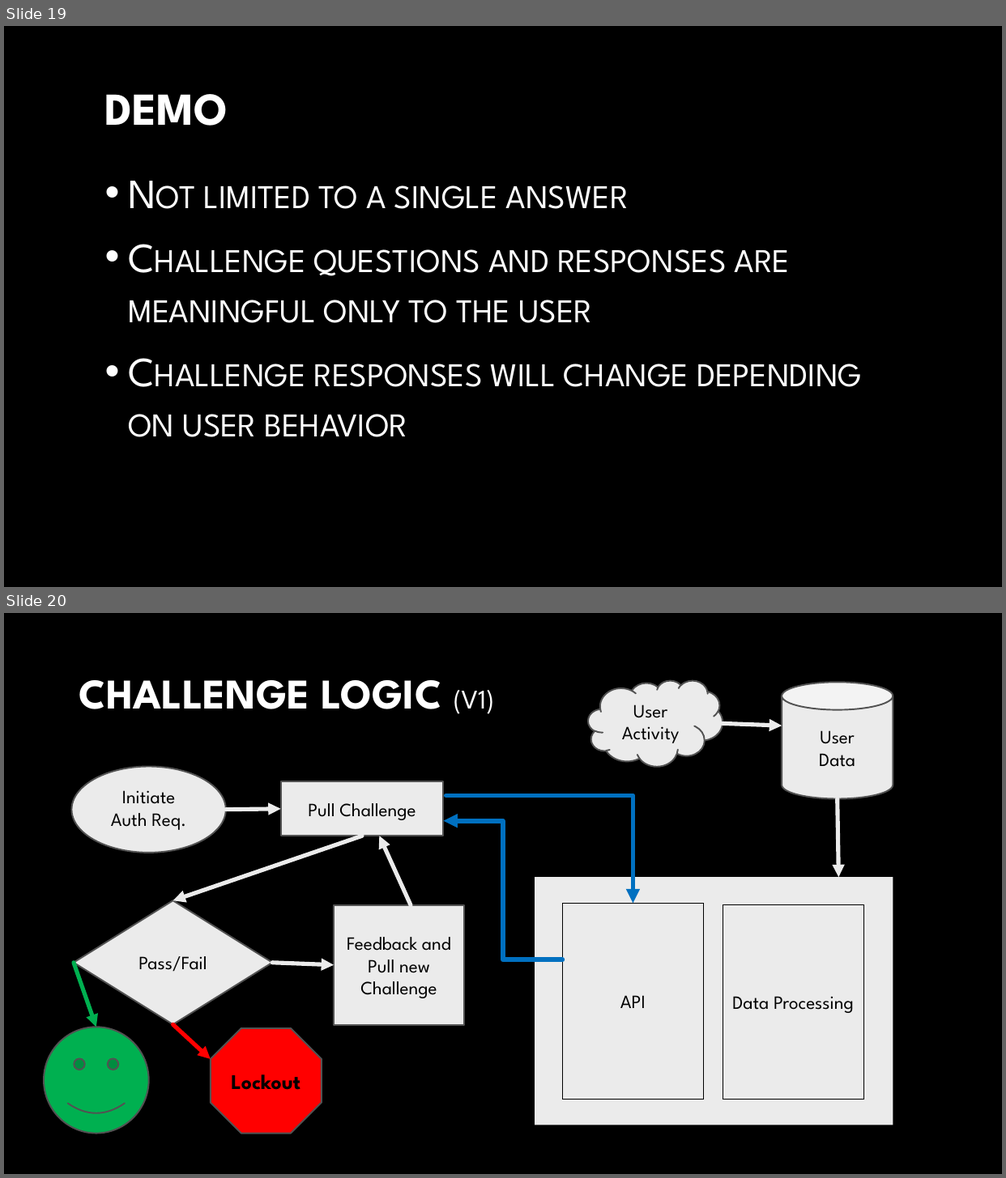
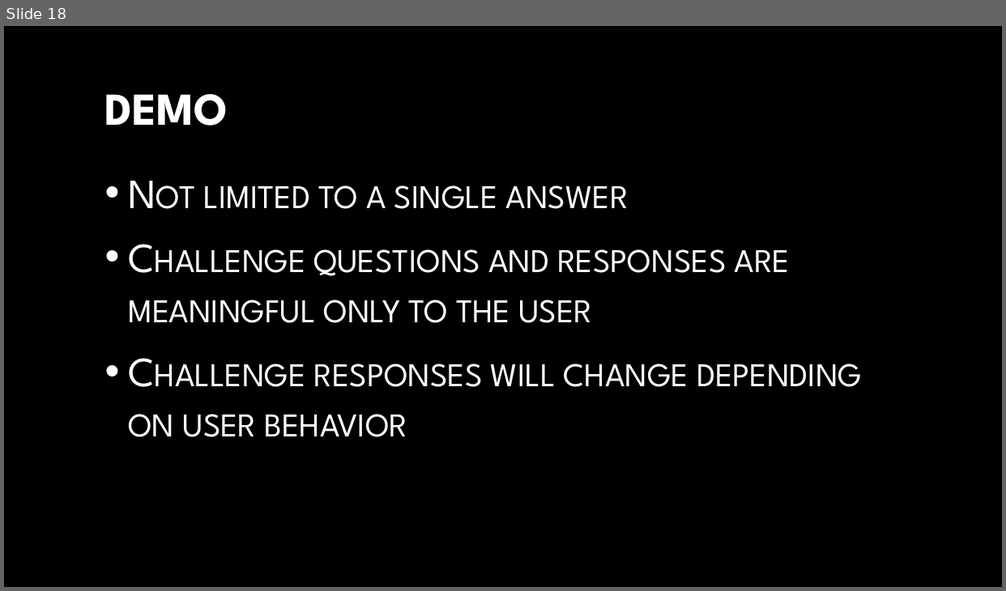
Before and after one commit to aaronk313/dsi, a slide deck: capstone-aaronkim.pptx. Shown one above the other, each under a label of ours: slides 19 and 20 before the commit, slide 18 after it. The pictures are 1006x1178 and 1006x591 pixels, drawn with LibreOffice and Linux fonts; fonts in the diff are those of the drawing; background and template pictures are left out. Boxes give left, top, right and bottom in pixels: in the first picture for what was removed or moved away, otherwise in the second. Text is boxed around its words. In the diff, an @@ line names an element or a change of style, - is before the commit and + after.

```diff
--- a/capstone-aaronkim.pptx
+++ b/capstone-aaronkim.pptx
@@ slide 20 removed at [4,613,1002,1174], background picture (left out) @@
@@ text removed at [79,680,495,714] @@
-CHALLENGE LOGIC (V1)
@@ cloud removed at [588,680,722,766] @@
-User
-Activity
@@ cylinder removed at [782,682,893,798] @@
-User
-Data
@@ arrow removed from (722, 724) to (782, 726) @@
@@ ellipse removed at [71,766,226,853] @@
-Initiate
-Auth Req.
@@ rectangle removed at [281,782,444,836] @@
-Pull Challenge
@@ elbow arrow removed from (446, 796) to (633, 904) @@
@@ arrow removed from (837, 798) to (839, 877) @@
@@ arrow removed from (226, 810) to (281, 809) @@
@@ elbow arrow removed from (562, 960) to (444, 821) @@
@@ arrow removed from (362, 836) to (173, 901) @@
@@ arrow removed from (411, 905) to (379, 836) @@
@@ rectangle removed at [535,877,893,1125] @@
@@ diamond removed at [74,901,273,1024] @@
-Pass/Fail
@@ rectangle removed at [562,904,703,1100] @@
-API
@@ rectangle removed at [334,905,464,1025] @@
-Feedback and Pull new Challenge
@@ rectangle removed at [722,905,863,1100] @@
-Data Processing
@@ arrow removed from (74, 963) to (96, 1027) @@
@@ arrow removed from (273, 963) to (334, 965) @@
@@ arrow removed from (173, 1024) to (211, 1059) @@
@@ smiley face removed at [44,1027,148,1133] @@
@@ octagon removed at [211,1029,322,1133] @@
-Lockout
@@ what was slide 19 is now slide 18 @@
```
Also in this commit, not shown: 7 slides changed, 1 other slide removed, 2 other files.
